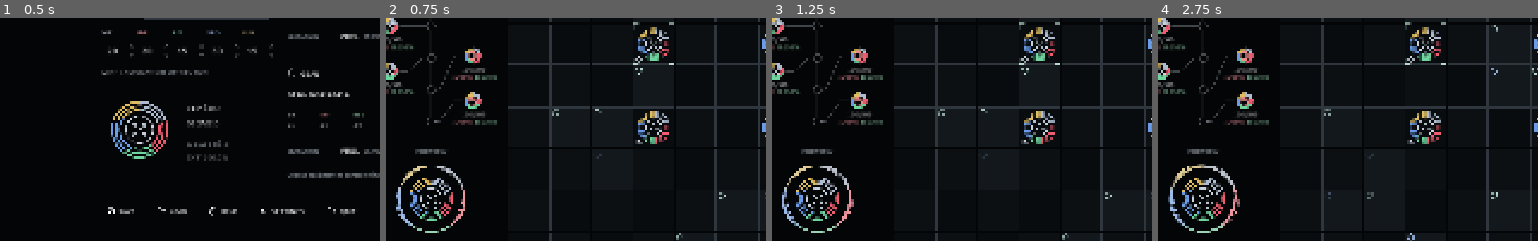
Above: before the commit, frames 1-4 (left to right).
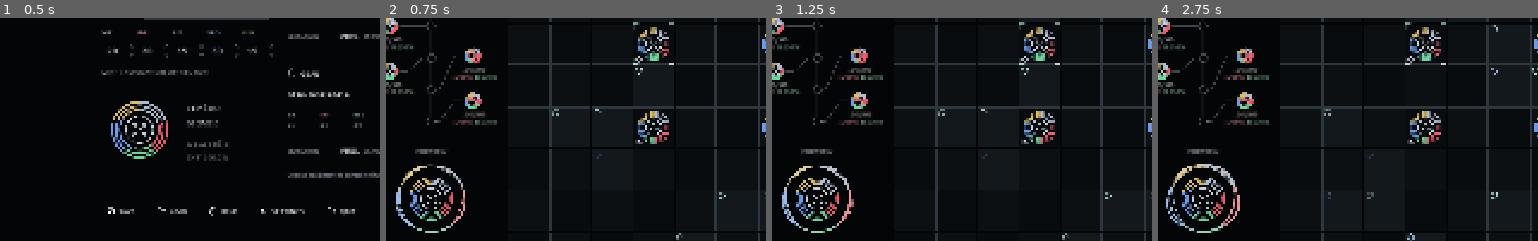
Above: after the commit, the same moments.

Repository: Glitch-Sound/phase
Game: Godot game, scene res://main.tscn
Two runs of this game, one before a commit and one after it. Both use one fixed random seed, a clock stepped at 60 frames per second and the inputs below.
Inputs:
- Up to frame 1 (0.5 s): no input
- Up to frame 2 (0.75 s): click "START" at 0.5 s
- Up to frame 3 (1.25 s): no input
- Up to frame 4 (2.75 s): click "RESTART" at 1.25 s; click "START" at 2 s
The pictures show only the part of the screen within x 4-53%, y 38-88%; the shares and areas given below are measured in that part.

Frame 1 is identical in both runs. In frame 2, 0.2% of the frame differs, in the area x 2-21%, y 65-96%; in frame 3, 0.2%; in frame 4, 0.6%, in the area x 2-22%, y 65-97%.

Commit message:
強一致の合成輪郭だけを大きく速く揺らす

Diff:
--- a/game/tuning.gd
+++ b/game/tuning.gd
@@ -219,6 +219,10 @@
 # 不一致の揺れを抑え、局所的一致の振幅差を動画でも読み取れるようにする。
 const PREVIEW_MIN_GAIN := 0.14
 const PREVIEW_RESULT_MIN_GAIN := 0.025
+# 強一致の合成だけを共通の速い時計と有界な増幅へ混ぜ、個別3波と弱一致は維持する。
+const PREVIEW_RESULT_BOOST_START := 0.35
+const PREVIEW_RESULT_RATE_SCALE := 1.8
+const PREVIEW_RESULT_WAVE_GAIN := 2.4
 # 実境界の両側を滑らかに結び、狭い領域では隣接間隔の半分へ縮める。
 const PREVIEW_BLEND_DEGREES := 8.0
 const PREVIEW_LINE := 0.9
@@ -230,7 +234,7 @@
 # RGBと境界の補間を保ち、不一致だけを暗くして一致部分の明るい縁を強調する。
 const PREVIEW_BASE_ALPHA := 0.24
 const PREVIEW_CLEAR_ALPHA := 1.0
-const PREVIEW_RESULT_BASE_ALPHA := 0.12
+const PREVIEW_RESULT_BASE_ALPHA := 0.07
 const PREVIEW_RESULT_CLEAR_ALPHA := 1.0
 
 # 紋章はHP円弧より内側へ置き、位相とHPとは別の単色の形として描く。
--- a/tests/phase_preview.gd
+++ b/tests/phase_preview.gd
@@ -297,10 +297,22 @@
 		_check(absf(first[r][T.PREVIEW_SAMPLES/10].length()-expected)<0.001,"uniform aligned sector peak follows independently calculated periodic wave "+curve.role)
 	var mixed=0.0
 	for r in range(3):
-		var phase=curves[r].speed*times[0]+T.PREVIEW_MOTION_PHASES[r]
+		var phase=curves[r].speed*times[0]*T.PREVIEW_RESULT_RATE_SCALE+T.PREVIEW_MOTION_PHASES[r]
 		mixed+=0.50*sin(phase)+0.30*sin(TAU/5-phase)+0.20*sin(TAU*3/10+phase)
-	var expected_result=T.PREVIEW_RADII[3]+T.PREVIEW_AMPLITUDES[3]*mixed/3
-	_check(absf(first[3][T.PREVIEW_SAMPLES/10].length()-expected_result)<0.001,"result actually combines the three waves")
+	var boosted=tanh(T.PREVIEW_RESULT_WAVE_GAIN*mixed/3)/tanh(T.PREVIEW_RESULT_WAVE_GAIN)
+	var expected_result=T.PREVIEW_RADII[3]+T.PREVIEW_AMPLITUDES[3]*boosted
+	_check(absf(first[3][T.PREVIEW_SAMPLES/10].length()-expected_result)<0.001,"strong result alone uses faster three-wave clock and bounded gain")
+	for clarity in [0.0,1.0/6.0]:
+		u.gear_angle=72.0 if clarity==0 else 0.0;u.arms_angle=144.0 if clarity==0 else 72.0
+		var weak=visual.phase_contours(u,P.PRESETS.DEFAULT.slice(1))
+		var points=visual.motion_points(weak,times[0])
+		var slow_wave=0.0
+		for r in range(3):
+			var phase=curves[r].speed*times[0]+T.PREVIEW_MOTION_PHASES[r]
+			slow_wave+=(0.50*sin(phase)+0.30*sin(TAU/5-phase)+0.20*sin(TAU*3/10+phase))/3
+		var gain=lerpf(T.PREVIEW_RESULT_MIN_GAIN,1.0,sqrt(clarity))*(0.45+0.55*clarity)
+		_check(absf(points[3][T.PREVIEW_SAMPLES/10].length()-(T.PREVIEW_RADII[3]+T.PREVIEW_AMPLITUDES[3]*gain*slow_wave))<0.001,"none and pair result retain the exact old movement "+str(clarity))
+	u=before.duplicate(true)
 	for spd in [1,20,96]:
 		for key in ["core","gear","arms"]:
 			u[key]=[97-spd,1,1,spd,1]
--- a/ui/visuals.gd
+++ b/ui/visuals.gd
@@ -202,6 +202,7 @@
 	var directions=PackedVector2Array()
 	var basis=PackedVector2Array()
 	var profiles=PackedVector3Array()
+	var result_boost=PackedFloat32Array()
 	var clarity_sum=0.0
 	for sample in range(T.PREVIEW_SAMPLES+1):
 		# 最後の点は0度を再利用し、色と形の継ぎ目を一致させる。
@@ -212,6 +213,7 @@
 		var paint=_phase_paint(sectors,boundaries,angle,colors,field)
 		var strength=sqrt(clampf(paint.clarity,0,1))
 		var gain=lerpf(T.PREVIEW_MIN_GAIN,1.0,strength)
+		result_boost.append(smoothstep(T.PREVIEW_RESULT_BOOST_START,1.0,clampf(paint.clarity,0,1)))
 		var radians=deg_to_rad(angle)
 		var direction=Vector2.from_angle(radians-PI/2)
 		directions.append(direction)
@@ -232,15 +234,20 @@
 	curves[3].directions=directions
 	curves[3].basis=basis
 	curves[3].profiles=profiles
+	curves[3].boost=result_boost
 	return curves
 
 ## 周期的な座標を返す。curvesは実位相のキャッシュ、secondsは表示時間。戻り値は4本の閉曲線。入力と戦闘値を変更しない。
 static func motion_points(curves: Array, seconds: float) -> Array:
 	var result=[PackedVector2Array(),PackedVector2Array(),PackedVector2Array(),PackedVector2Array()]
 	var oscillators=[]
+	var fast_oscillators=[]
 	for r in range(3):
 		var phase=fposmod(seconds,TAU/curves[r].speed)*curves[r].speed+T.PREVIEW_MOTION_PHASES[r]
 		oscillators.append(Vector2(sin(phase),cos(phase)))
+		var fast_speed=curves[r].speed*T.PREVIEW_RESULT_RATE_SCALE
+		var fast_phase=fposmod(seconds,TAU/fast_speed)*fast_speed+T.PREVIEW_MOTION_PHASES[r]
+		fast_oscillators.append(Vector2(sin(fast_phase),cos(fast_phase)))
 	var shared: Dictionary=curves[3]
 	for i in range(shared.directions.size()):
 		var direction: Vector2=shared.directions[i]
@@ -250,6 +257,12 @@
 			result[r].append(direction*(T.PREVIEW_RADII[r]+T.PREVIEW_AMPLITUDES[r]*curves[r].envelope[i]*waves[r]))
 		var weights: Vector3=Vector3.ONE*0.25+shared.profiles[i]*0.75
 		var combined=waves.dot(weights)/(weights.x+weights.y+weights.z)
+		# 共通の速い時計を固定角度の重みで混ぜ、長時間でも角度方向の位相差を蓄積しない。
+		if shared.boost[i]>0:
+			var fast_waves=Vector3(wave_basis.dot(fast_oscillators[0]),wave_basis.dot(fast_oscillators[1]),wave_basis.dot(fast_oscillators[2]))
+			var fast_combined=fast_waves.dot(weights)/(weights.x+weights.y+weights.z)
+			var enhanced=tanh(T.PREVIEW_RESULT_WAVE_GAIN*fast_combined)/tanh(T.PREVIEW_RESULT_WAVE_GAIN)
+			combined=lerpf(combined,enhanced,shared.boost[i])
 		result[3].append(direction*(T.PREVIEW_RADII[3]+T.PREVIEW_AMPLITUDES[3]*curves[3].envelope[i]*combined))
 	return result
 
Not shown, added: openspec/changes/archive/2026-11-20-boost-result-contour/.openspec.yaml
Not shown, added: artifacts/result-contour-boost-review.md
Not shown, added: openspec/changes/archive/2026-11-20-boost-result-contour/design.md
Not shown, added: openspec/changes/archive/2026-11-20-boost-result-contour/proposal.md
Not shown, added: openspec/changes/archive/2026-11-20-boost-result-contour/specs/battle-interface/spec.md
Not shown, added: openspec/changes/archive/2026-11-20-boost-result-contour/tasks.md
Not shown, changed: openspec/manual-checks.md
Not shown, changed: openspec/specs/battle-interface/spec.md
